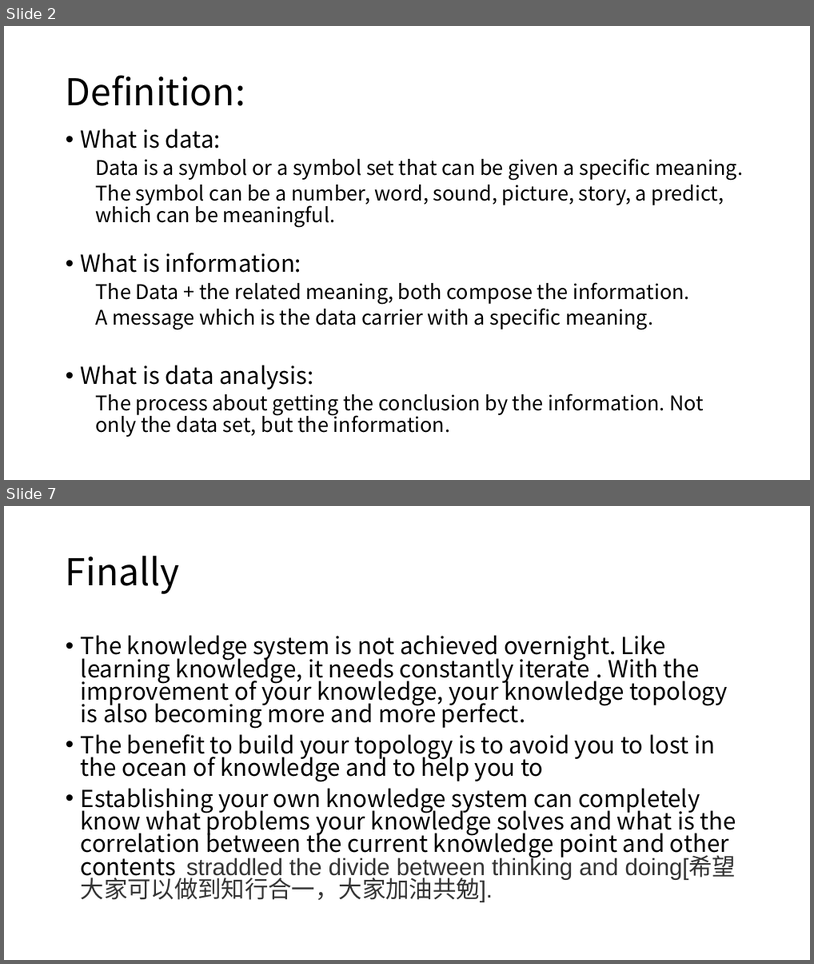
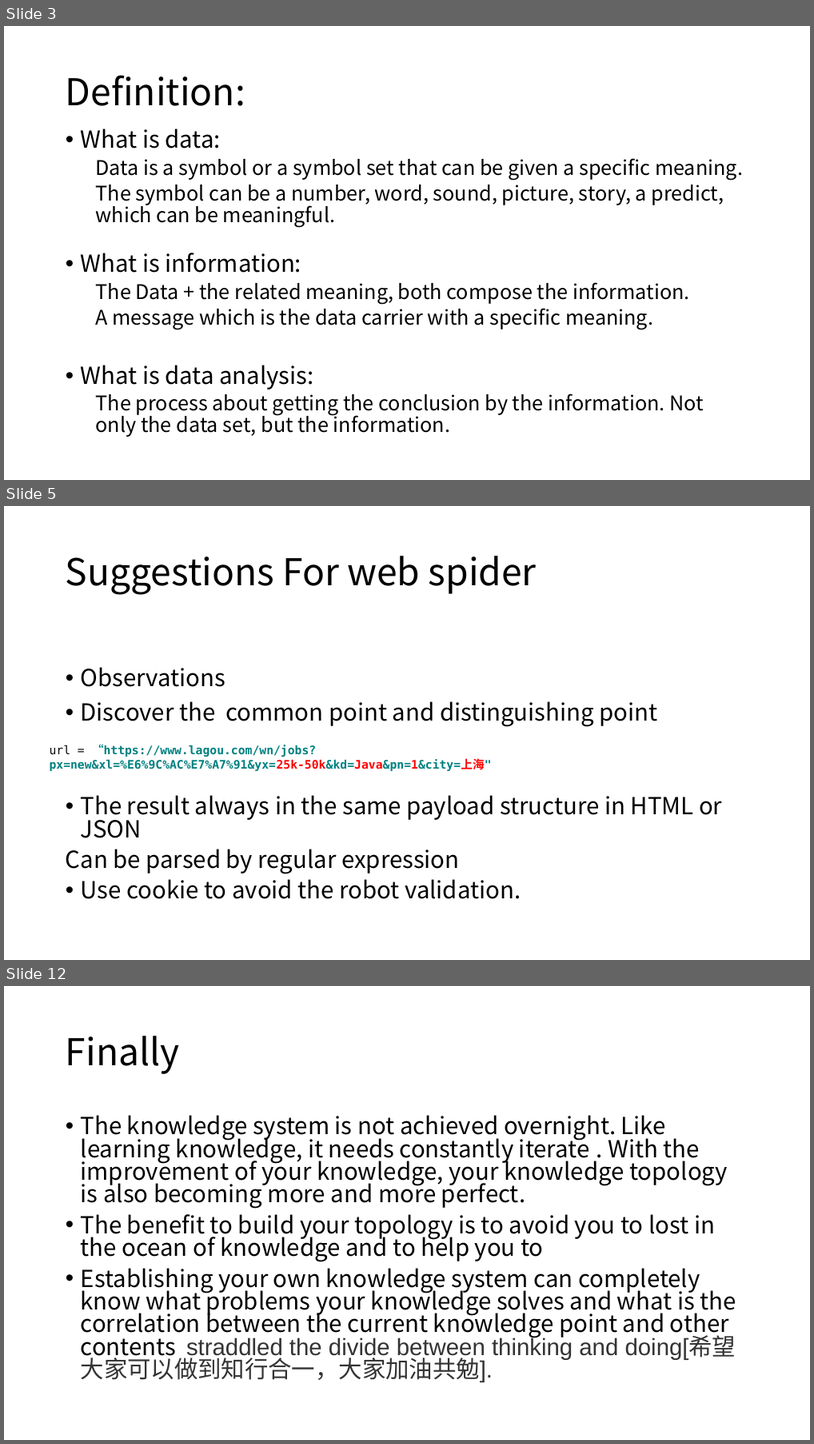
Before and after one commit to zicheng-pan/python-requestforlagou, a slide deck: New Microsoft PowerPoint 演示文稿.pptx. Shown one above the other, each under a label of ours: slides 2 and 7 before the commit, slides 3, 5 and 12 after it; the slides between them are not shown. The pictures are 814x964 and 814x1444 pixels, drawn with LibreOffice and Linux fonts; fonts in the diff are those of the drawing. Boxes give left, top, right and bottom in pixels: in the first picture for what was removed or moved away, otherwise in the second. Text is boxed around its words. In the diff, an @@ line names an element or a change of style, - is before the commit and + after.

```diff
--- a/New Microsoft PowerPoint 演示文稿.pptx
+++ b/New Microsoft PowerPoint 演示文稿.pptx
@@ slide 5 added at (4, 506, 810, 960), background #FFFFFF @@
@@ title added at (66, 556, 537, 595), 44 pt, text #000000 @@
+Suggestions For web spider
@@ text added at (81, 667, 658, 727), 28 pt, text #000000 @@
+• Observations
+• Discover the common point and distinguishing point
@@ text added at (50, 744, 492, 771), 14 pt, text #008080, bold @@
+url = “https://www.lagou.com/wn/jobs?px=new&xl=%E6%9C%AC%E7%A7%91&yx=25k-50k&kd=Java&pn=1&city=上海"
@@ text added at (66, 795, 722, 874), 28 pt, text #000000 @@
+• The result always in the same payload structure in HTML or JSON
+Can be parsed by regular expression
@@ text added at (81, 879, 521, 899), 28 pt, text #000000 @@
+• Use cookie to avoid the robot validation.
@@ what was slide 2 is now slide 3 @@
@@ what was slide 7 is now slide 12 @@
```
Also in this commit, not shown: 4 slides changed, 4 other slides added, 1 other file.
